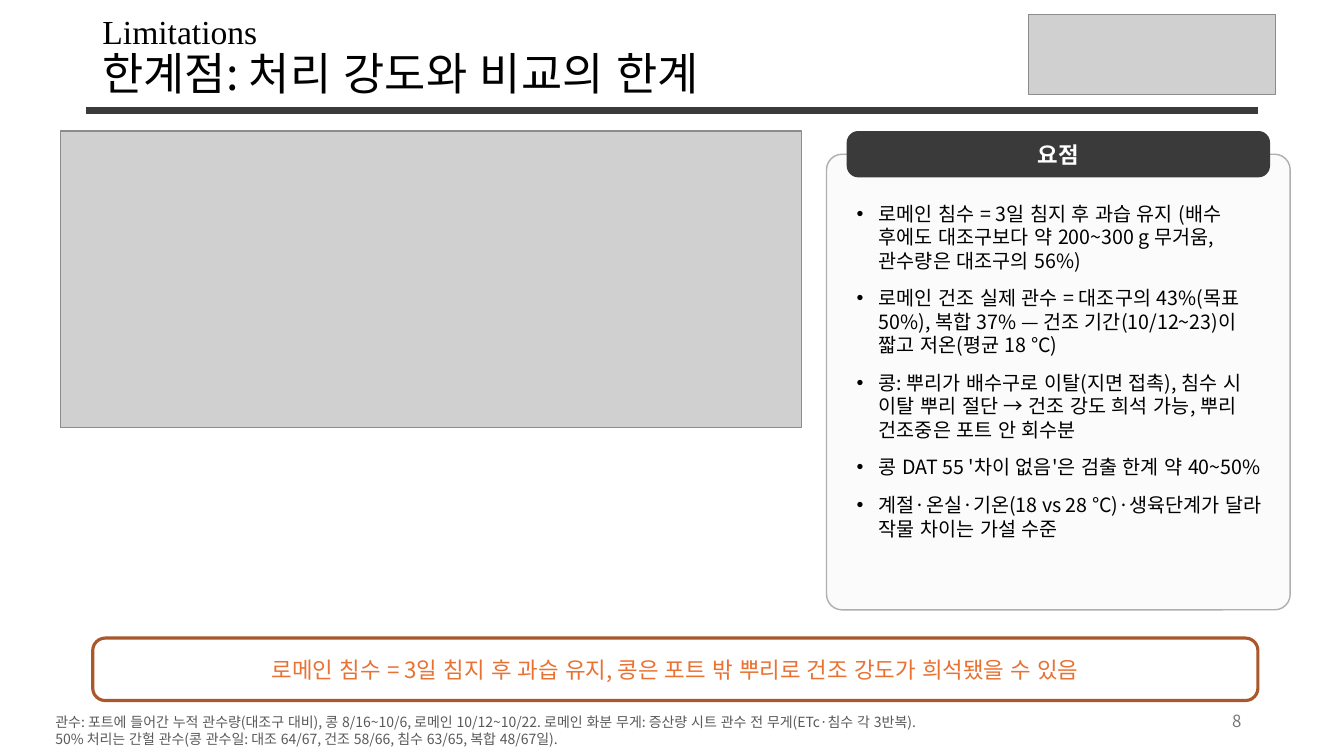
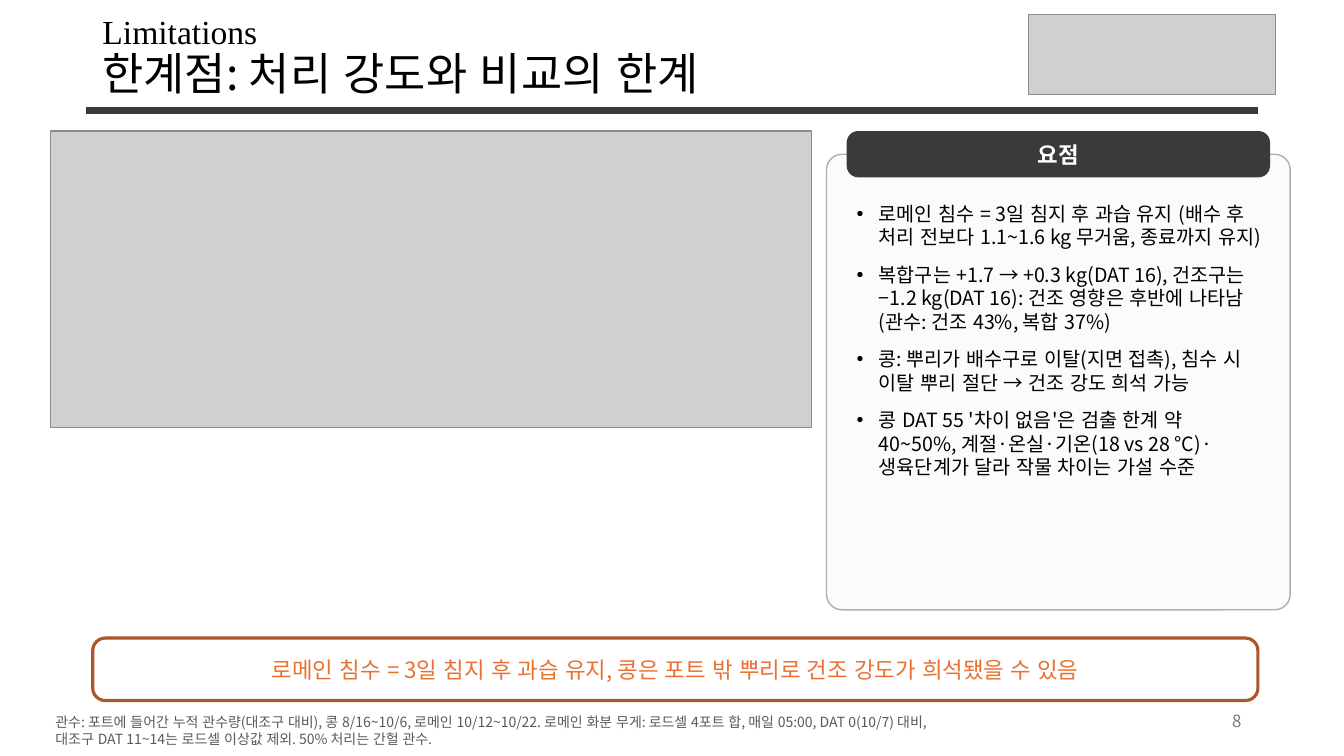
Before and after one commit to YunJM20/-, a slide deck: slide 8 of 밭콩_vs_로메인상추_v8.pptx. Drawn at 1344x756 pixels with LibreOffice and Linux fonts; fonts in the diff are those of the drawing; grey boxes stand for pictures. Boxes give left, top, right and bottom in pixels: in the first picture for what was removed or moved away, otherwise in the second. Text is boxed around its words. In the diff, an @@ line names an element or a change of style, - is before the commit and + after.

```diff
--- a/밭콩_vs_로메인상추_v8.pptx
+++ b/밭콩_vs_로메인상추_v8.pptx
@@ picture: place and size @@
-picture at box(60, 131, 802, 427)
+picture at box(50, 131, 812, 427)
@@ text at box(879, 204, 1261, 476): text changed @@
-• 로메인 침수 = 3일 침지 후 과습 유지 (배수 후에도 대조구보다 약 200~300 g 무거움, 관수량은 대조구의 56%)
-• 로메인 건조 실제 관수 = 대조구의 43%(목표 50%), 복합 37% — 건조 기간(10/12~23)이 짧고 저온(평균 18 °C)
-• 콩: 뿌리가 배수구로 이탈(지면 접촉), 침수 시 이탈 뿌리 절단 → 건조 강도 희석 가능, 뿌리 건조중은 포트 안 회수분
-• 콩 DAT 55 '차이 없음'은 검출 한계 약 40~50%
-• 계절·온실·기온(18 vs 28 °C)·생육단계가 달라 작물 차이는 가설 수준
+• 로메인 침수 = 3일 침지 후 과습 유지 (배수 후 처리 전보다 1.1~1.6 kg 무거움, 종료까지 유지)
+• 복합구는 +1.7 → +0.3 kg(DAT 16), 건조구는 −1.2 kg(DAT 16): 건조 영향은 후반에 나타남 (관수: 건조 43%, 복합 37%)
+• 콩: 뿌리가 배수구로 이탈(지면 접촉), 침수 시 이탈 뿌리 절단 → 건조 강도 희석 가능
+• 콩 DAT 55 '차이 없음'은 검출 한계 약 40~50%, 계절·온실·기온(18 vs 28 °C)·생육단계가 달라 작물 차이는 가설 수준
@@ text at box(55, 715, 927, 745): text changed @@
-관수: 포트에 들어간 누적 관수량(대조구 대비), 콩 8/16~10/6, 로메인 10/12~10/22. 로메인 화분 무게: 증산량 시트 관수 전 무게(ETc·침수 각 3반복). 50% 처리는 간헐 관수(콩 관수일: 대조 64/67, 건조 58/66, 침수 63/65, 복합 48/67일).
+관수: 포트에 들어간 누적 관수량(대조구 대비), 콩 8/16~10/6, 로메인 10/12~10/22. 로메인 화분 무게: 로드셀 4포트 합, 매일 05:00, DAT 0(10/7) 대비, 대조구 DAT 11~14는 로드셀 이상값 제외. 50% 처리는 간헐 관수.
```
Also in this commit, not shown: 3 other files.
